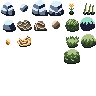
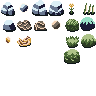
Layer changes from the first 96x96 image to the second:
painted on "Capa 13" over [5, 36, 30, 46]
